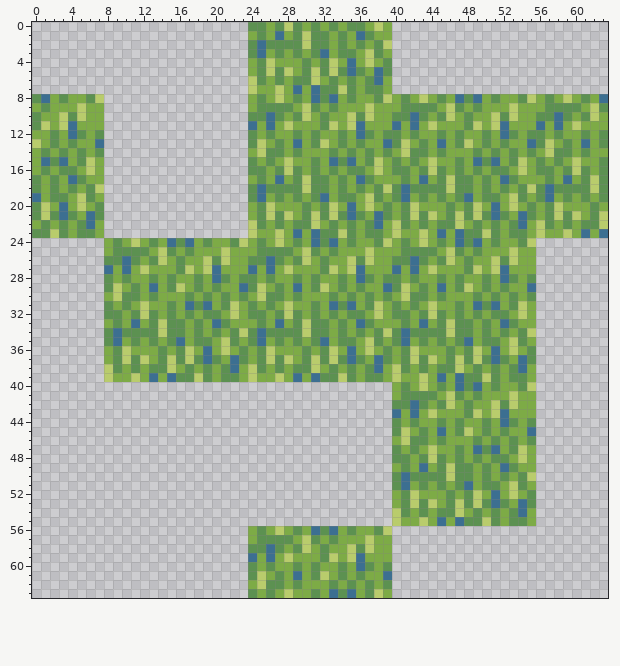
Two states of a pixel-art file, 0029_grass.aseprite. That is the earlier state.
64x64 pixels, 1 frame.
The same view after the edit:
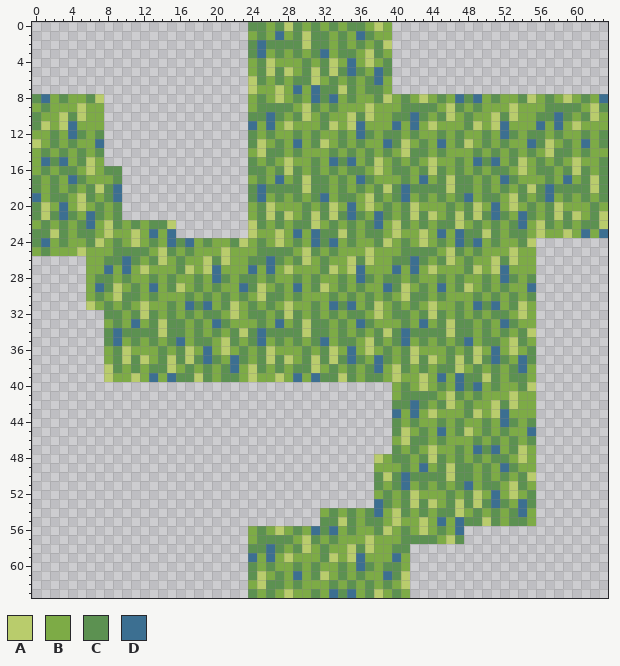
Palette (. is transparent): A #b9cc6c  B #7dab46  C #5c9151  D #3c6f91
Commit: add grass-tile for dual-grid system
The edit:
y 16: x 8..9 .. -> CC
y 17: x 8..9 .. -> BC
y 18..19: x 8..9 .. -> CD
y 20..21: x 8..9 .. -> BC
y 22: x 8..15 ........ -> ACBCBCCA
y 23: x 8..15 ........ -> ABBABDBD
y 24: x 0..7 ........ -> CDBCBBCA
y 25: x 0..7 ........ -> BCBBBABB
y 26..27: x 6..7 .. -> BB
y 28: x 6..7 .. -> BC
y 29: x 6..7 .. -> BD
y 30: x 6..7 .. -> BC
y 31: x 6..7 .. -> AB
y 48: x 38..39 .. -> AB
y 49: x 38..39 .. -> BB
y 50: x 38..39 .. -> CA
y 51: x 38..39 .. -> CB
y 52: x 38..39 .. -> BC
y 53: x 38..39 .. -> DC
y 54: x 32..39 ........ -> BCBCBCDB
y 55: x 32..39 ........ -> CCACBCCB
y 56: x 40..47 ........ -> BCBABCBD
y 57: x 40..47 ........ -> BCCCCBAC
y 58: x 40..41 .. -> CC
y 59: x 40..41 .. -> DB
y 60: x 40..41 .. -> CB
y 61: x 40..41 .. -> CA
y 62: x 40..41 .. -> BA
y 63: x 40..41 .. -> CB
Boxes around the changes in both pictures, in picture pixels (x1, y1, x2, y2):
added: (32, 166, 176, 310)
added: (320, 454, 464, 598)
